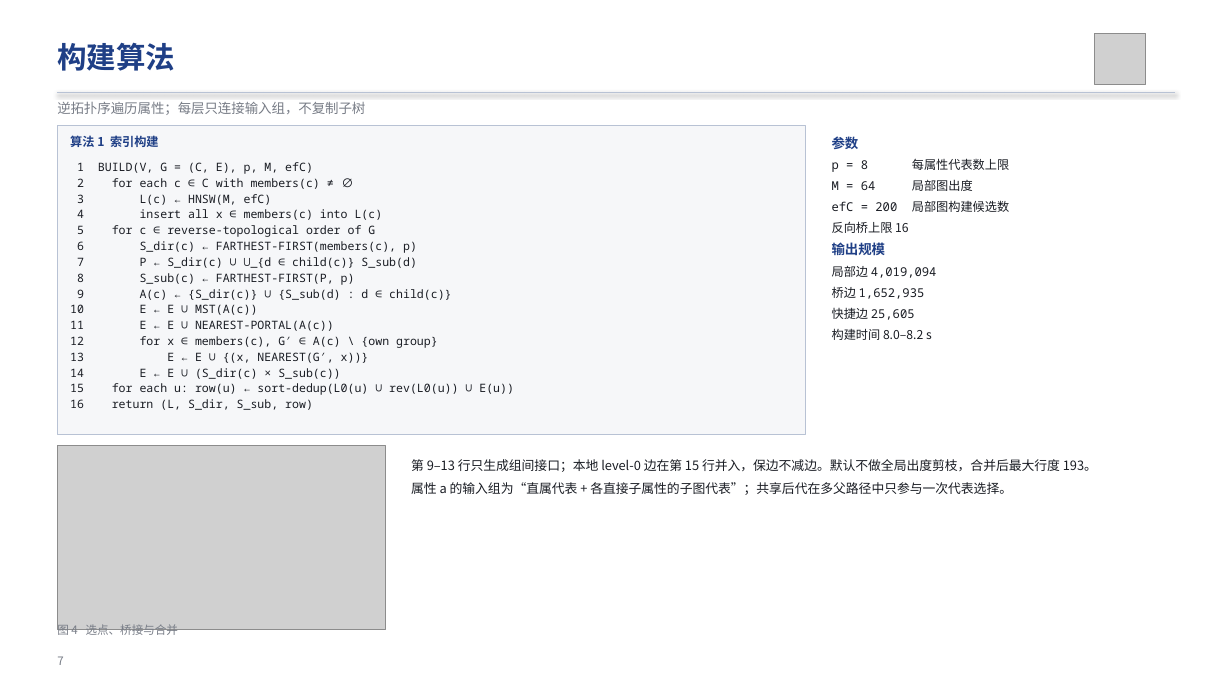
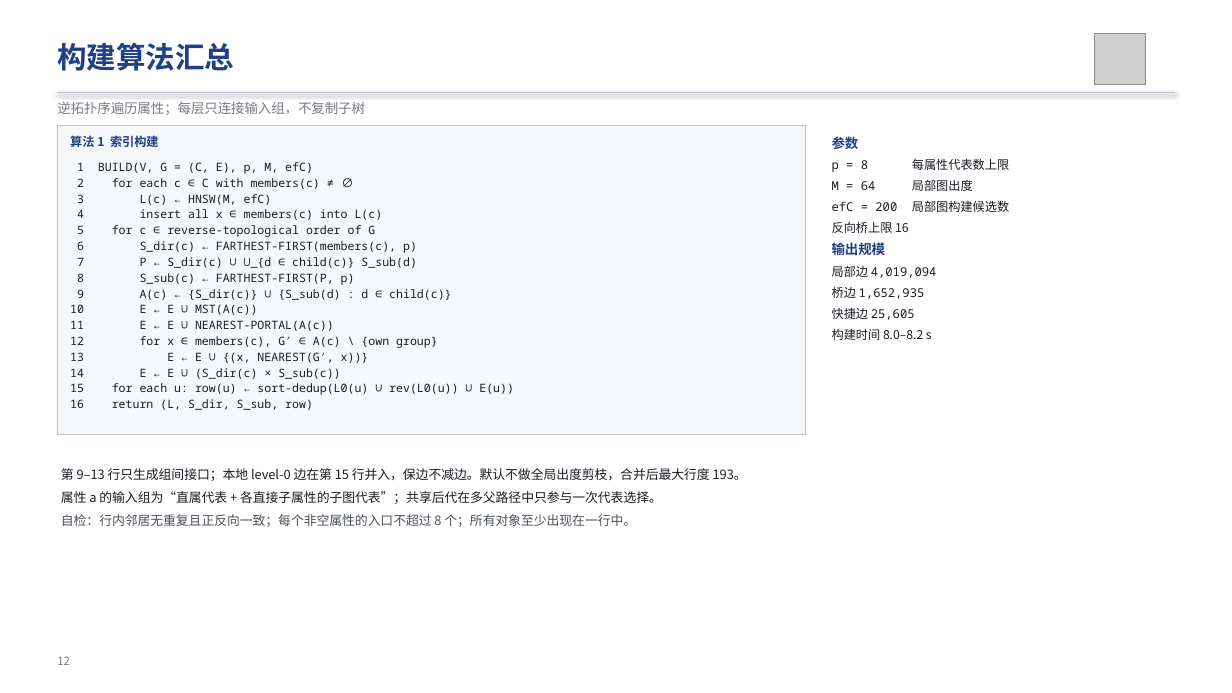
Before and after one commit to RainyTom/Agent-Vector-Database, a slide deck: slide 12 of researches/nested-attr-vector-search/2026-11-03-exps/ppt/hierarchical-hybrid-search-deck.pptx (slide 7 before the commit). Drawn at 1232x693 pixels with LibreOffice and Linux fonts; fonts in the diff are those of the drawing; grey boxes stand for pictures. Boxes give left, top, right and bottom in pixels: in the first picture for what was removed or moved away, otherwise in the second. Text is boxed around its words. In the diff, an @@ line names an element or a change of style, - is before the commit and + after.

```diff
--- a/researches/nested-attr-vector-search/2026-11-03-exps/ppt/hierarchical-hybrid-search-deck.pptx
+++ b/researches/nested-attr-vector-search/2026-11-03-exps/ppt/hierarchical-hybrid-search-deck.pptx
@@ text at (57, 42, 234, 71): text changed @@
-构建算法
+构建算法汇总
@@ picture removed at (57, 445, 385, 630) @@
@@ text "第 9–13 行只生成组间接口；本地 level-0 边在第 ...": place and size @@
-text "第 9–13 行只生成组间接口；本地 level-0 边在第 ..." at (411, 459, 1097, 495)
+text "第 9–13 行只生成组间接口；本地 level-0 边在第 ..." at (61, 468, 747, 527)
@@ text at (61, 514, 636, 527): paragraph added @@
+自检：行内邻居无重复且正反向一致；每个非空属性的入口不超过 8 个；所有对象至少出现在一行中。
@@ text removed at (57, 622, 178, 638) @@
-图 4 选点、桥接与合并
@@ text at (57, 656, 70, 665): text changed @@
-7
+12
```
Also in this commit, not shown: 3 other slides changed, 5 slides added, 1 slide removed, 2 other files.
